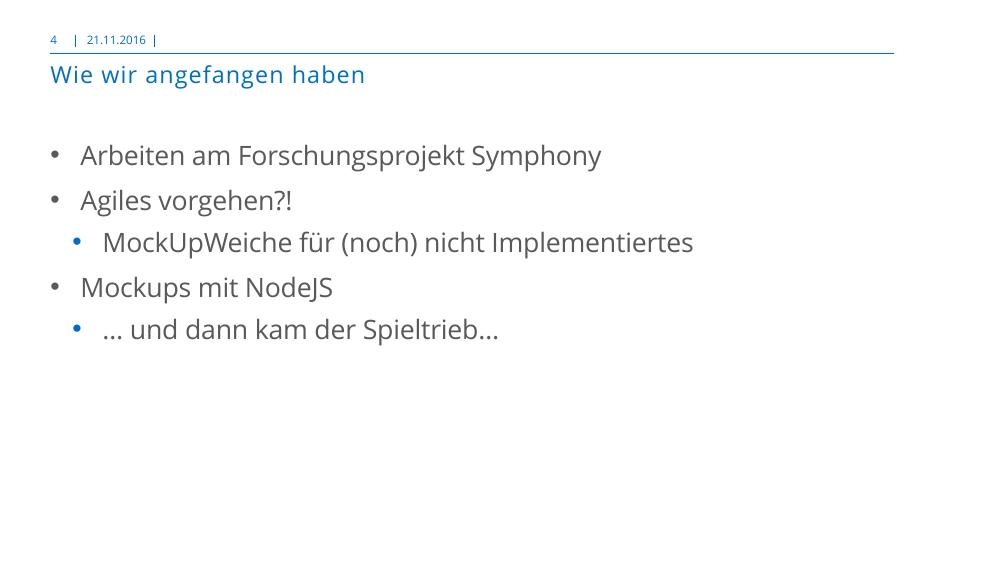
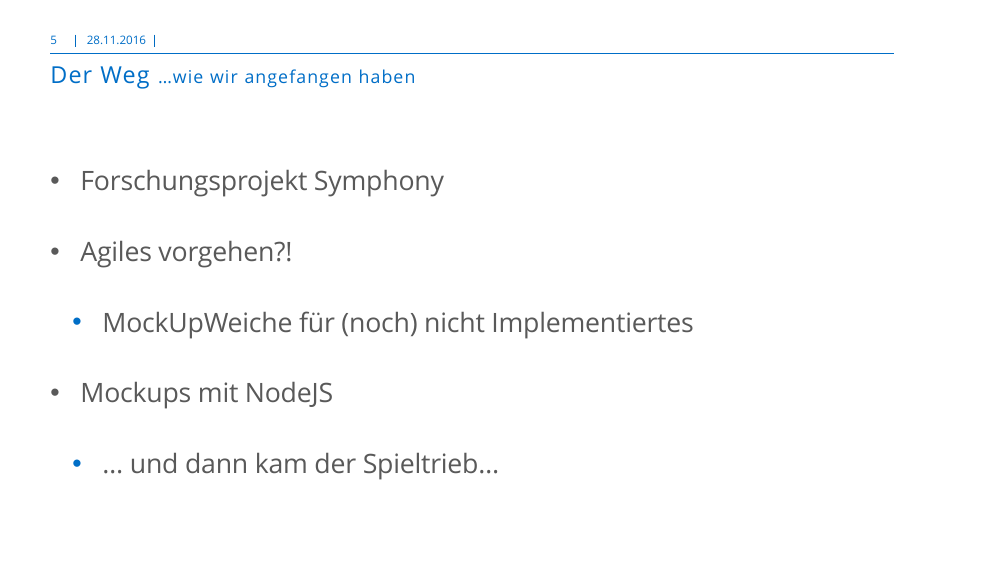
Before and after one commit to donnerruebe/IoTplay, a slide deck: slide 5 of doc/adesso_Template_summIT.pptx (slide 4 before the commit). Drawn at 1008x567 pixels with LibreOffice and Linux fonts; fonts in the diff are those of the drawing; background and template pictures are left out. Boxes give left, top, right and bottom in pixels: in the first picture for what was removed or moved away, otherwise in the second. Text is boxed around its words. In the diff, an @@ line names an element or a change of style, - is before the commit and + after.

```diff
--- a/doc/adesso_Template_summIT.pptx
+++ b/doc/adesso_Template_summIT.pptx
@@ page number at (x1=50, y1=35, x2=57, y2=44): text changed @@
-4
+5
@@ text at (x1=87, y1=35, x2=146, y2=44): text changed @@
-21.11.2016
+28.11.2016
@@ title at (x1=50, y1=66, x2=416, y2=89): text changed; size 21 to 16 pt @@
-Wie wir angefangen haben
+Der Weg …wie wir angefangen haben
@@ text at (x1=80, y1=169, x2=444, y2=197): text changed @@
-• Arbeiten am Forschungsprojekt Symphony
+• Forschungsprojekt Symphony
@@ text at (x1=80, y1=240, x2=693, y2=480): line spacing 1.2 to 2; line spacing 1.1 to 2 @@
```
Also in this commit, not shown: 10 other slides changed, 1 slide added.
